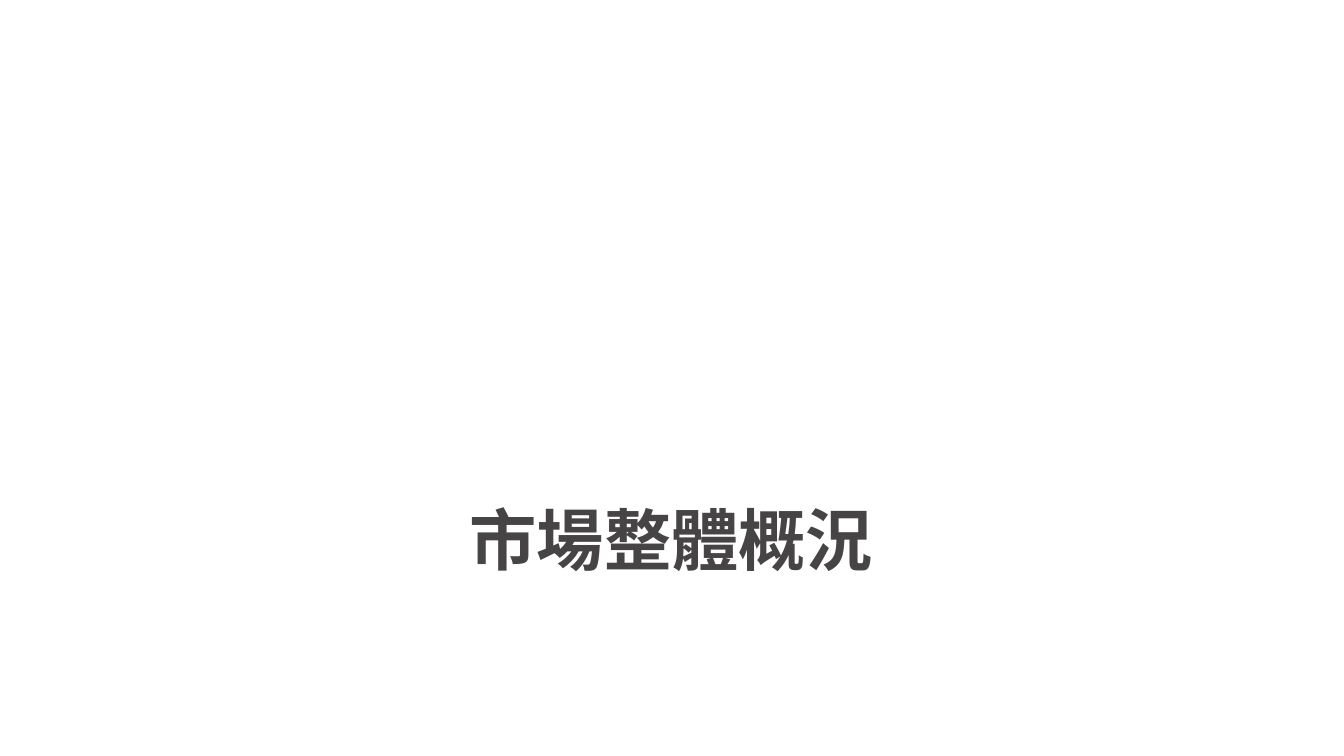
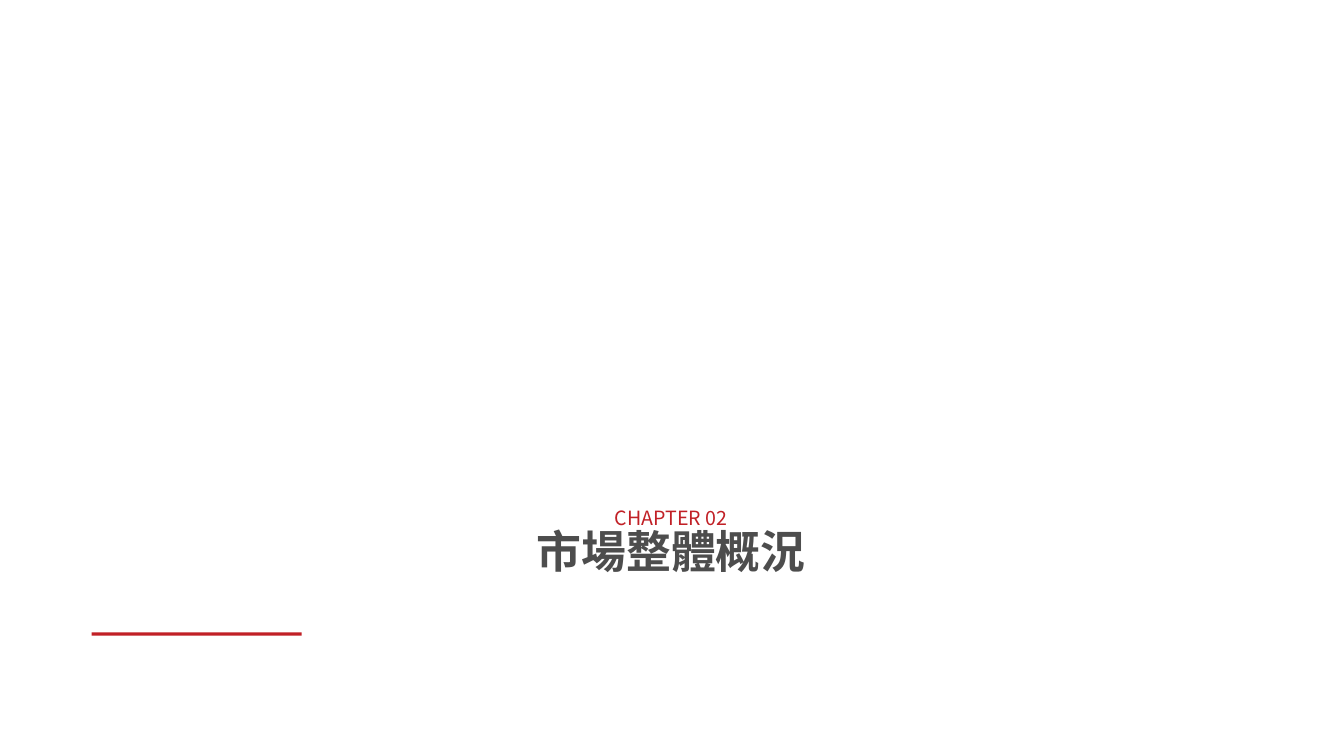
Before and after one commit to smileakklpl/llmanage-slidegen, a slide deck: slide 5 of outputs/full_deck/deck.pptx. Drawn at 1344x756 pixels with LibreOffice and Linux fonts; fonts in the diff are those of the drawing; background and template pictures are left out. Boxes give left, top, right and bottom in pixels: in the first picture for what was removed or moved away, otherwise in the second. Text is boxed around its words. In the diff, an @@ line names an element or a change of style, - is before the commit and + after.

```diff
--- a/outputs/full_deck/deck.pptx
+++ b/outputs/full_deck/deck.pptx
@@ title at box(537, 523, 806, 572): size 48 to 32 pt, font Noto Sans CJK TC to Noto Sans CJK SC, text colour #464444 to #4D4D4D in "市場整體概況" @@
@@ title at box(615, 510, 728, 531): paragraph added @@
+CHAPTER 02
@@ rectangle added at box(92, 632, 301, 635), fill #C12026 @@
```
Also in this commit, not shown: 19 other slides changed, 1 slide added, 27 other files.
